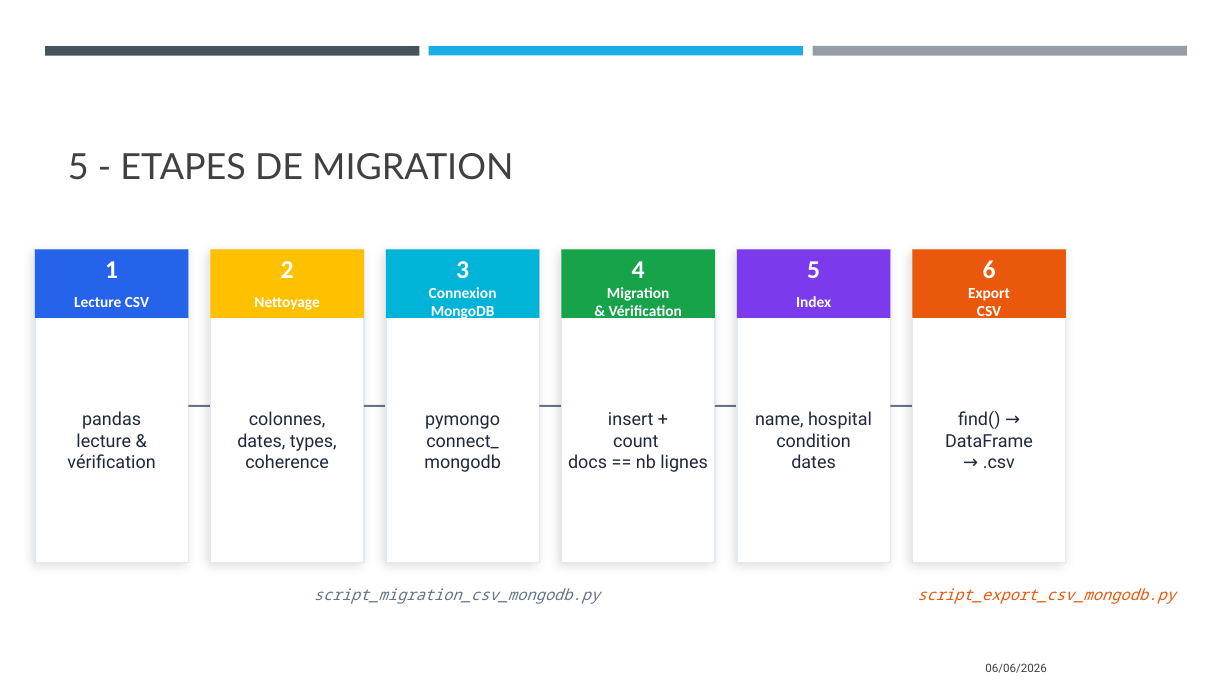
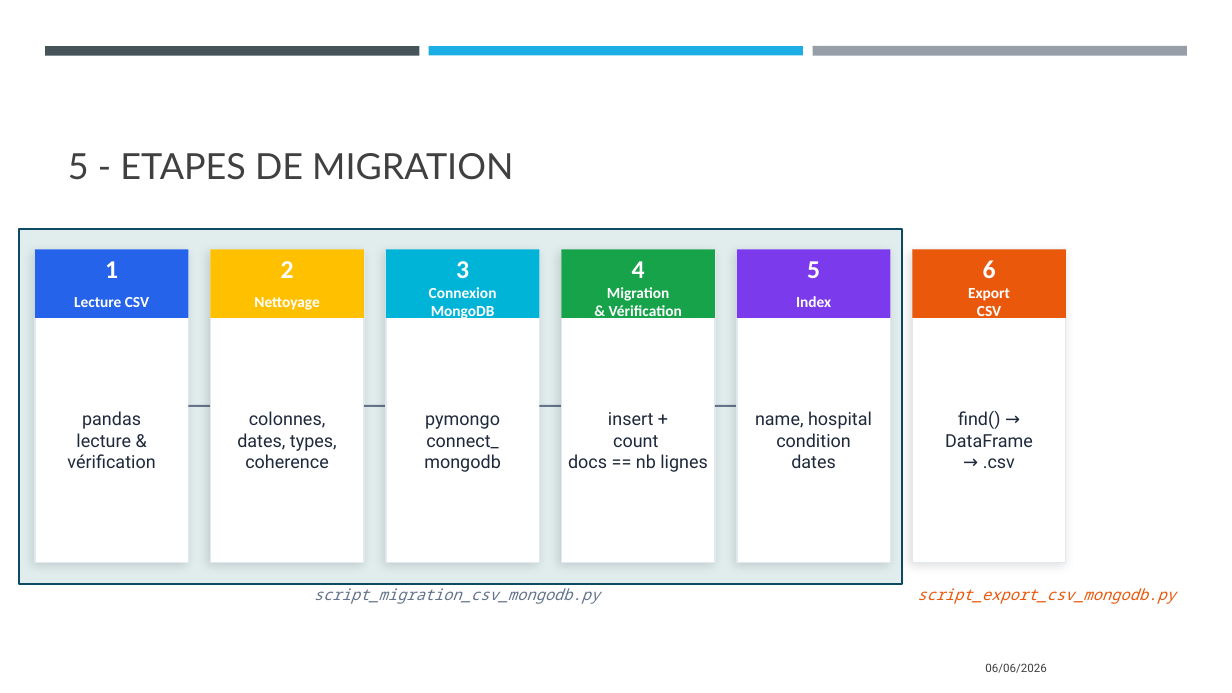
Before and after one commit to Sebules/Project_5_OpenClassrooms_Data_Engineer, a slide deck: slide 8 of ulesie_sebastien_2_presentation_062026.pptx. Drawn at 1232x693 pixels with LibreOffice and Linux fonts; fonts in the diff are those of the drawing. Boxes give left, top, right and bottom in pixels: in the first picture for what was removed or moved away, otherwise in the second. Text is boxed around its words. In the diff, an @@ line names an element or a change of style, - is before the commit and + after.

Commit message:
deuxième version du 06/06/2026

```diff
--- a/ulesie_sebastien_2_presentation_062026.pptx
+++ b/ulesie_sebastien_2_presentation_062026.pptx
@@ rectangle added at [19, 229, 903, 585], fill #E0EDEC, outline #0C4C64 1.75 pt @@
@@ line removed from (891, 406) to (912, 406) @@
```
